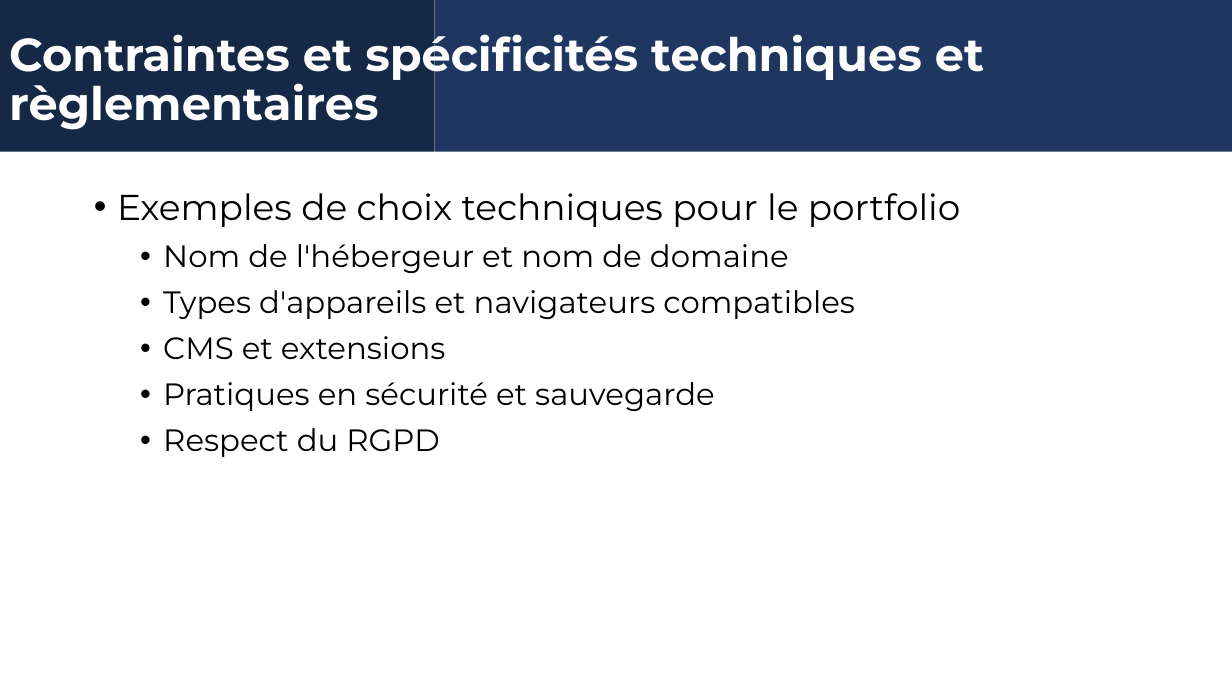
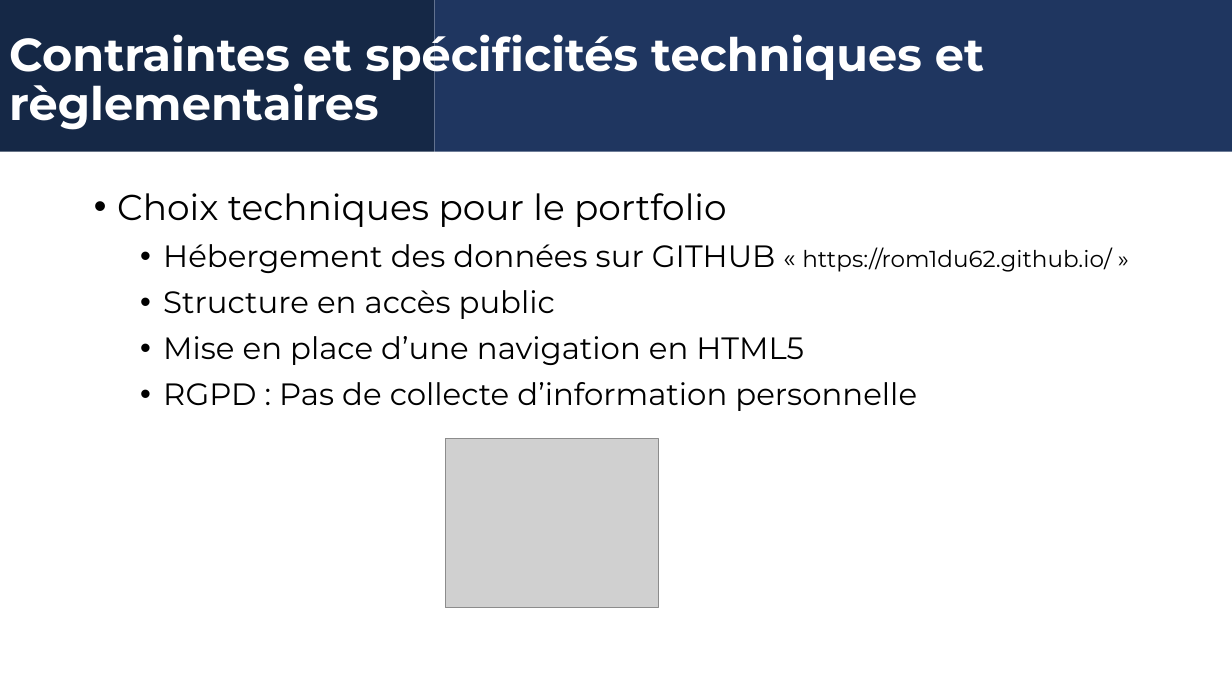
Before and after one commit to Rom1du62/rom1du62.github.io, a slide deck: slide 8 of Realisation_portfolio/Cahier des charges.pptx. Drawn at 1232x693 pixels with LibreOffice and Linux fonts; fonts in the diff are those of the drawing; grey boxes stand for pictures; background and template pictures are left out. Boxes give left, top, right and bottom in pixels: in the first picture for what was removed or moved away, otherwise in the second. Text is boxed around its words. In the diff, an @@ line names an element or a change of style, - is before the commit and + after.

Commit message:
mise à jour portfolio

```diff
--- a/Realisation_portfolio/Cahier des charges.pptx
+++ b/Realisation_portfolio/Cahier des charges.pptx
@@ text at (x1=117, y1=193, x2=1111, y2=411): text changed @@
-• Exemples de choix techniques pour le portfolio
-  • Nom de l'hébergeur et nom de domaine
-  • Types d'appareils et navigateurs compatibles
-  • CMS et extensions
-  • Pratiques en sécurité et sauvegarde
-  • Respect du RGPD
+• Choix techniques pour le portfolio
+  • Hébergement des données sur GITHUB « https://rom1du62.github.io/ »
+  • Structure en accès public
+  • Mise en place d’une navigation en HTML5
+  • RGPD : Pas de collecte d’information personnelle
@@ picture added at (x1=445, y1=438, x2=658, y2=608) @@
```
Also in this commit, not shown: 5 other slides changed, 6 other files.
